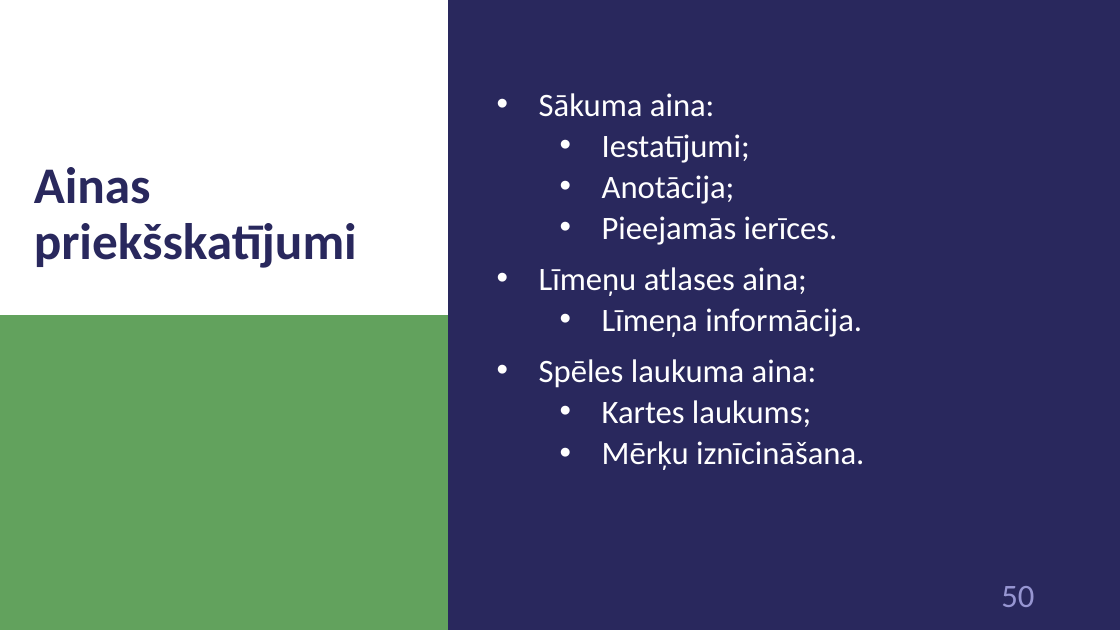
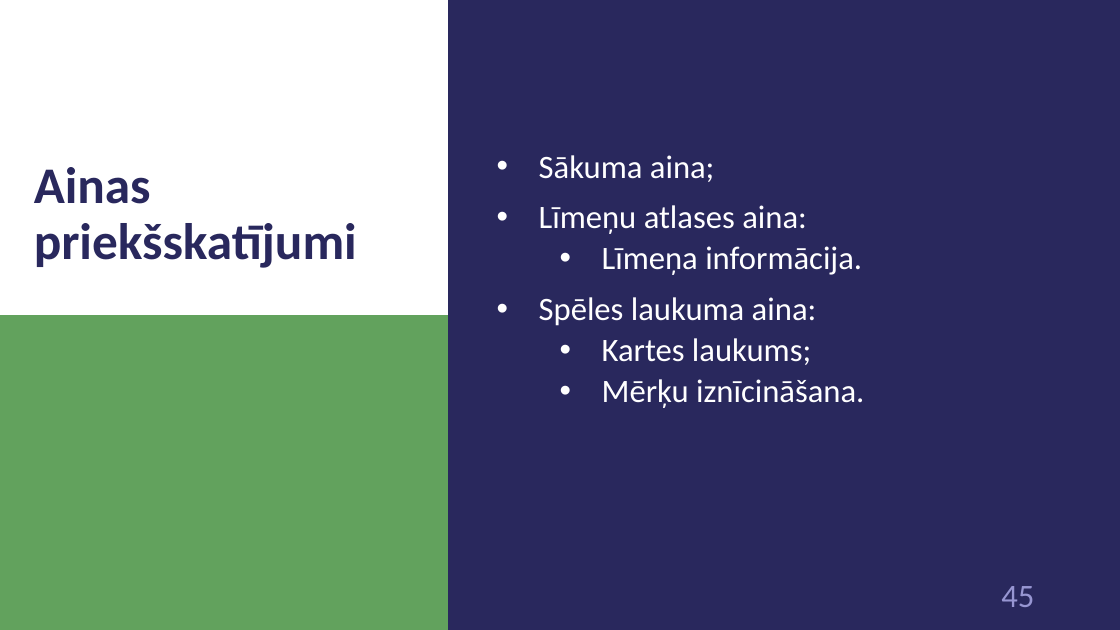
Before and after one commit to 1ivyatan/drumstalotajs, a slide deck: slide 45 of Documentation/Prezentācija.pptx (slide 50 before the commit). Drawn at 1120x630 pixels with LibreOffice and Linux fonts; fonts in the diff are those of the drawing. Boxes give left, top, right and bottom in pixels: in the first picture for what was removed or moved away, otherwise in the second. Text is boxed around its words. In the diff, an @@ line names an element or a change of style, - is before the commit and + after.

```diff
--- a/Documentation/Prezentācija.pptx
+++ b/Documentation/Prezentācija.pptx
@@ text at bbox=[539, 155, 807, 234]: text changed @@
-• Sākuma aina:
-  • Iestatījumi;
-  • Anotācija;
-  • Pieejamās ierīces.
-• Līmeņu atlases aina;
+• Sākuma aina;
+• Līmeņu atlases aina:
@@ page number at bbox=[1001, 586, 1034, 607]: text changed @@
-50
+45
```
Also in this commit, not shown: 6 other slides changed, 26 slides removed.
